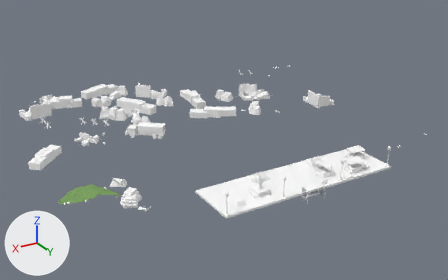
What one commit did to the glTF model assets/models/outdoor/outdoor_22.glb.
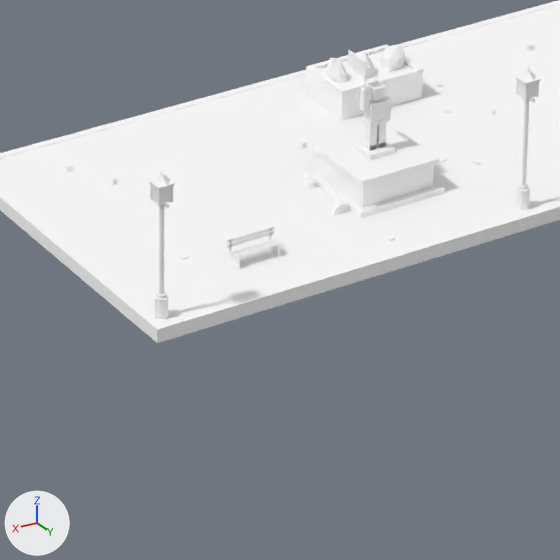
Each version is shown whole from a 50 mm camera at (70.0, 122.9, 56.0) aimed at (-0.5, 5.4, -2.8), then close up on the part from 45% to 65% of the width and 59% to 90% of the height. Every picture has the same lights, and +X, +Y and +Z are marked at lower left. The older version's two pictures come first. Vertices at exactly the same position are counted once.

Before the edit, the objects in view are built like this:
```python
me_gas_station_town = bpy.data.meshes.new('gas_station_town')
me_gas_station_town.from_pydata(...)  # 11039 vertices, 16682 faces; spans x -45.3..44.9, y -38.2..44.3, z -1.7..4.7
# faces by material slot: [16050, 500, 132]
me_gas_station_town.materials.append(mat_kit_atlas)  # white #ffffff
me_gas_station_town.materials.append(mat_ground)  # picture img_kit_dbr_ground
me_gas_station_town.materials.append(mat_glass)
ob_gas_station_town = bpy.data.objects.new('gas_station_town', me_gas_station_town)
ob_gas_station_town.location = (0.0, 0.0, 0.0)
```
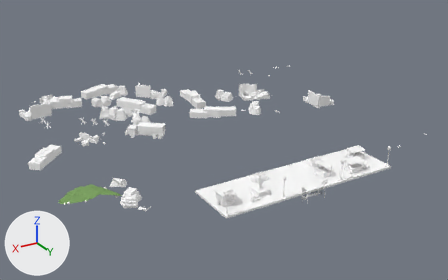
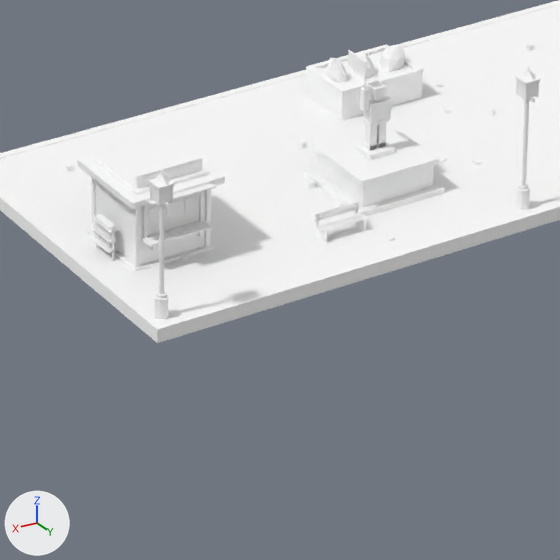
Boxes (x1, y1, x2, y2) around the edits, measured in the close-ups (560 x 560 px):
part 1 of me_gas_station_town, added (mostly hidden): after (91, 177, 96, 233)
part 2 of me_gas_station_town, added: after (78, 134, 225, 210)
part 3 of me_gas_station_town, added: after (141, 163, 198, 185)
part 4 of me_gas_station_town, added: after (147, 193, 199, 236)
part 5 of me_gas_station_town, added: after (143, 206, 147, 239)
part 6 of me_gas_station_town, added (mostly hidden): after (199, 191, 204, 222)
part 7 of me_gas_station_town, added: after (147, 184, 217, 205)
part 8 of me_gas_station_town, added: after (150, 234, 159, 242)
part 9 of me_gas_station_town, added: after (167, 230, 180, 237)
part 10 of me_gas_station_town, added: after (175, 227, 188, 235)
part 11 of me_gas_station_town, added: after (183, 225, 197, 232)
part 12 of me_gas_station_town, added: after (192, 222, 205, 230)
part 13 of me_gas_station_town, added: after (149, 206, 159, 225)
part 14 of me_gas_station_town, added: after (167, 201, 179, 219)
part 15 of me_gas_station_town, added: after (185, 195, 197, 214)
part 16 of me_gas_station_town, added: after (112, 226, 114, 261)
part 17 of me_gas_station_town, built on: before (228, 231, 278, 268); after (87, 139, 365, 272)
part 18 of me_gas_station_town, surface changed: before (227, 226, 281, 269); after (314, 201, 368, 243)

What changed in the scene script:
```text
Change me_gas_station_town:
    remove me_gas_station_town.from_pydata(...)  # 11039 vertices, 16682 faces; spans x -45.3..44.9, y -38.2..44.3, z -1.7..4.7
    add me_gas_station_town.from_pydata(...)  # 11407 vertices, 17162 faces; spans x -45.3..44.9, y -38.2..44.3, z -1.7..4.7
    me_gas_station_town part 1: the loose piece of 8 vertices spanning x 17.4..17.6, y 37.5..37.7, z 0.1 is copied, and the copy is scaled about its middle by (-0.103, -0.0389, 35), then moved by (1.5, -2.5, 1.1); it spans x 18.9..19.0, y 35.0..35.1, z 0.2..2.2
    me_gas_station_town part 2: a new loose piece, a box spanning x 16.2..19.3, y 34.7..37.8, z 2.25..2.45, in mat_kit_atlas (white #ffffff)
    me_gas_station_town part 3: a new loose piece, a box spanning x 16.8..18.7, y 37.29..37.31, z 2.66..2.84, in mat_kit_atlas (white #ffffff)
    me_gas_station_town part 4: a new loose piece, a box spanning x 16.85..18.65, y 37.445..37.465, z 1.05..2.05, in mat_kit_atlas (white #ffffff)
    me_gas_station_town part 5: the loose piece of 8 vertices spanning x 17.4..17.6, y 37.5..37.7, z 0.1 is copied, and the copy is scaled about its middle by (-0.0734, -0.0278, 20), then moved by (1.2, -0.1, 1.5); it spans x 18.6..18.8, y 37.4..37.5, z 0.9..2.2
    me_gas_station_town part 6: the loose piece of 8 vertices spanning x 17.4..17.6, y 37.5..37.7, z 0.1 is copied, and the copy is scaled about its middle by (-0.0734, -0.0278, 20), then moved by (-0.7, -0.1, 1.5); it spans x 16.8..16.9, y 37.4..37.5, z 0.9..2.2
    me_gas_station_town part 7: the loose piece of 8 vertices spanning x 14.9..16.5, y 38.5, z 0.7..0.8 is copied, and the copy is scaled about its middle by (-1.31, -24.3, 0.431), then moved by (2.0, -0.7, 1.6); it spans x 16.7..18.8, y 37.4..38.2, z 2.2..2.5
    me_gas_station_town part 8: the loose piece of 8 vertices spanning x 17.4..17.6, y 37.5..37.7, z 0.1 is copied, and the copy is turned 103.9 degrees about the z axis through its middle and scaled by 1.21, then moved by (1.0, 0.1, 1.0); it spans x 18.3..18.6, y 37.6..37.9, z 1.0..1.1
    me_gas_station_town part 9: the loose piece of 8 vertices spanning x 17.4..17.6, y 37.5..37.7, z 0.1 is copied, and the copy is turned 96.1 degrees about the z axis through its middle and scaled by 1.21, then moved by (0.4, 0.1, 1.0); it spans x 17.8..18.0, y 37.6..37.9, z 1.0..1.1
    me_gas_station_town part 10: the loose piece of 8 vertices spanning x 17.4..17.6, y 37.5..37.7, z 0.1 is copied, and the copy is turned 105.5 degrees about the z axis through its middle and scaled by 1.21, then moved by (0.2, 0.1, 1.0); it spans x 17.5..17.8, y 37.6..37.9, z 1.0..1.1
    me_gas_station_town part 11: the loose piece of 8 vertices spanning x 17.4..17.6, y 37.5..37.7, z 0.1 is copied, and the copy is turned 101.2 degrees about the z axis through its middle and scaled by 1.21, then moved by (-0.1, 0.1, 1.0); it spans x 17.2..17.5, y 37.6..37.9, z 1.0..1.1
    me_gas_station_town part 12: the loose piece of 8 vertices spanning x 17.4..17.6, y 37.5..37.7, z 0.1 is copied, and the copy is turned 100.4 degrees about the z axis through its middle and scaled by 1.21, then moved by (-0.4, 0.1, 1.0); it spans x 16.9..17.2, y 37.6..37.9, z 1.0..1.1
    me_gas_station_town part 13: a new loose piece, a box spanning x 18.15..18.55, y 37.465..37.485, z 1.4..1.9, in mat_kit_atlas (white #ffffff)
    me_gas_station_town part 14: a new loose piece, a box spanning x 17.55..17.95, y 37.465..37.485, z 1.4..1.9, in mat_kit_atlas (white #ffffff)
    me_gas_station_town part 15: a new loose piece, a box spanning x 16.95..17.35, y 37.465..37.485, z 1.4..1.9, in mat_kit_atlas (white #ffffff)
    me_gas_station_town part 16: the loose piece of 8 vertices spanning x 17.4..17.6, y 37.5..37.7, z 0.1 is copied, and the copy is scaled about its middle by (-0.0367, -0.0139, 20), then moved by (1.8, -0.9, 0.5); it spans x 19.3, y 36.7, z 0.0..1.2
    me_gas_station_town part 17: 72 vertices moved from x 14.9..16.5, y 38.5..39.0, z 0.0..0.8 to x 11.9..13.6, y 38.5..39.0, z 0.0..0.8; 136 vertices added at x 16.4..19.5, y 34.9..38.0, z 0.0..3.0
    me_gas_station_town part 18: 72 kept faces spanning x 11.9..13.6, y 38.5..39.0, z 0.0..0.8 get new texture (UV) coordinates
    other edits to the shape of me_gas_station_town do not show in these pictures
```
